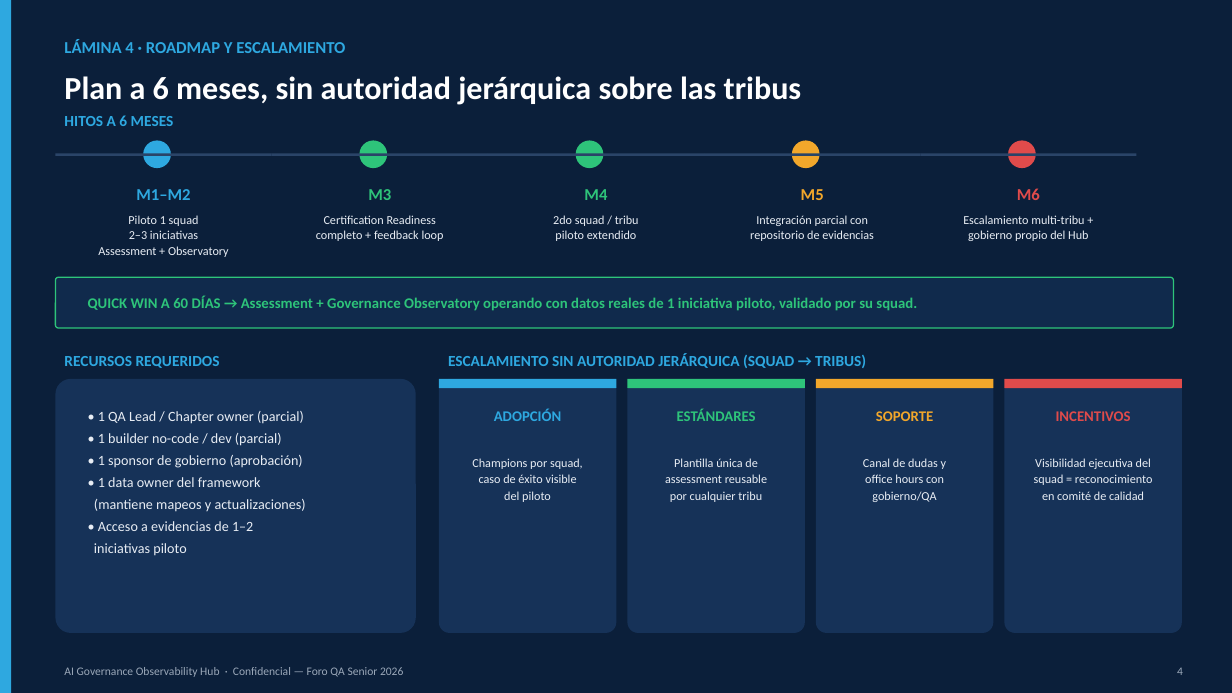
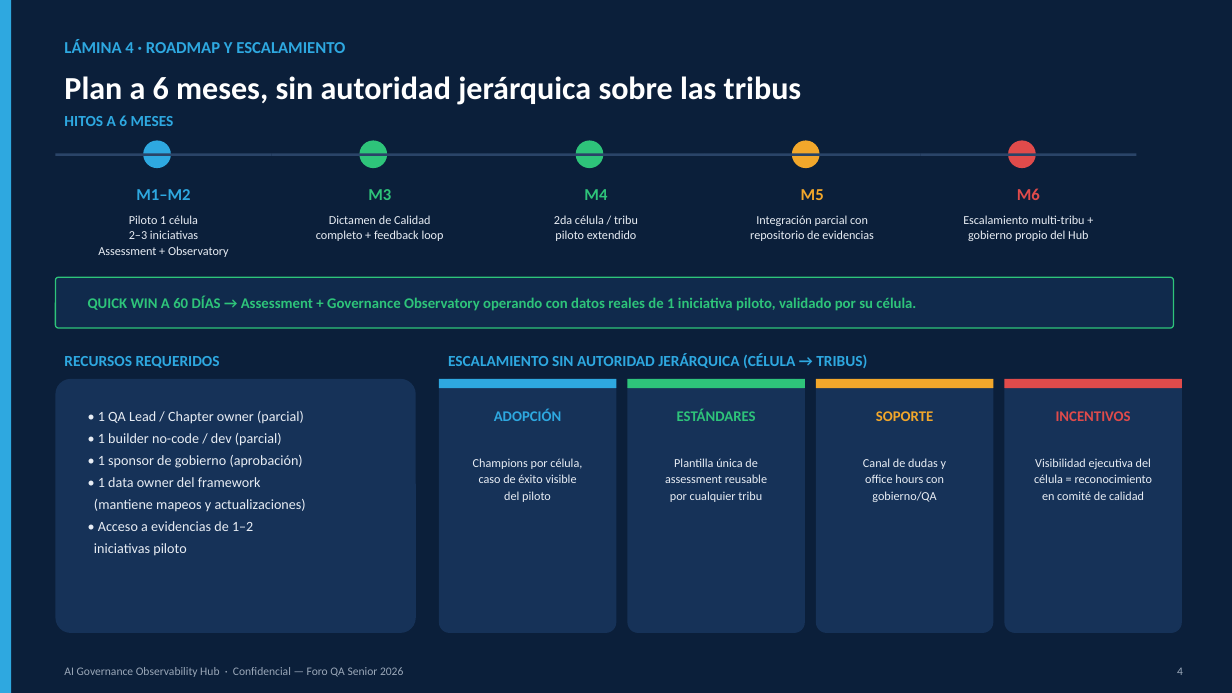
Before and after one commit to patoxav/ai-governance-observability-hub, a slide deck: slide 5 of deliverables/AI_Governance_Observability_Hub.pptx. Drawn at 1232x693 pixels with LibreOffice and Linux fonts; fonts in the diff are those of the drawing. Boxes give left, top, right and bottom in pixels: in the first picture for what was removed or moved away, otherwise in the second. Text is boxed around its words. In the diff, an @@ line names an element or a change of style, - is before the commit and + after.

```diff
--- a/deliverables/AI_Governance_Observability_Hub.pptx
+++ b/deliverables/AI_Governance_Observability_Hub.pptx
@@ text at (129,215,198,224): text changed @@
-Piloto 1 squad
+Piloto 1 célula
@@ text at (329,215,430,224): text changed @@
-Certification Readiness
+Dictamen de Calidad
@@ text at (554,215,638,224): text changed @@
-2do squad / tribu
+2da célula / tribu
@@ text at (88,295,916,311): text changed @@
-QUICK WIN A 60 DÍAS → Assessment + Governance Observatory operando con datos reales de 1 iniciativa piloto, validado por su squad.
+QUICK WIN A 60 DÍAS → Assessment + Governance Observatory operando con datos reales de 1 iniciativa piloto, validado por su célula.
@@ text at (448,353,867,368): text changed @@
-ESCALAMIENTO SIN AUTORIDAD JERÁRQUICA (SQUAD → TRIBUS)
+ESCALAMIENTO SIN AUTORIDAD JERÁRQUICA (CÉLULA → TRIBUS)
@@ text at (473,458,582,469): text changed @@
-Champions por squad,
+Champions por célula,
@@ text at (1034,474,1153,483): text changed @@
-squad = reconocimiento
+célula = reconocimiento
```
Also in this commit, not shown: 3 other slides changed, 8 other files.
